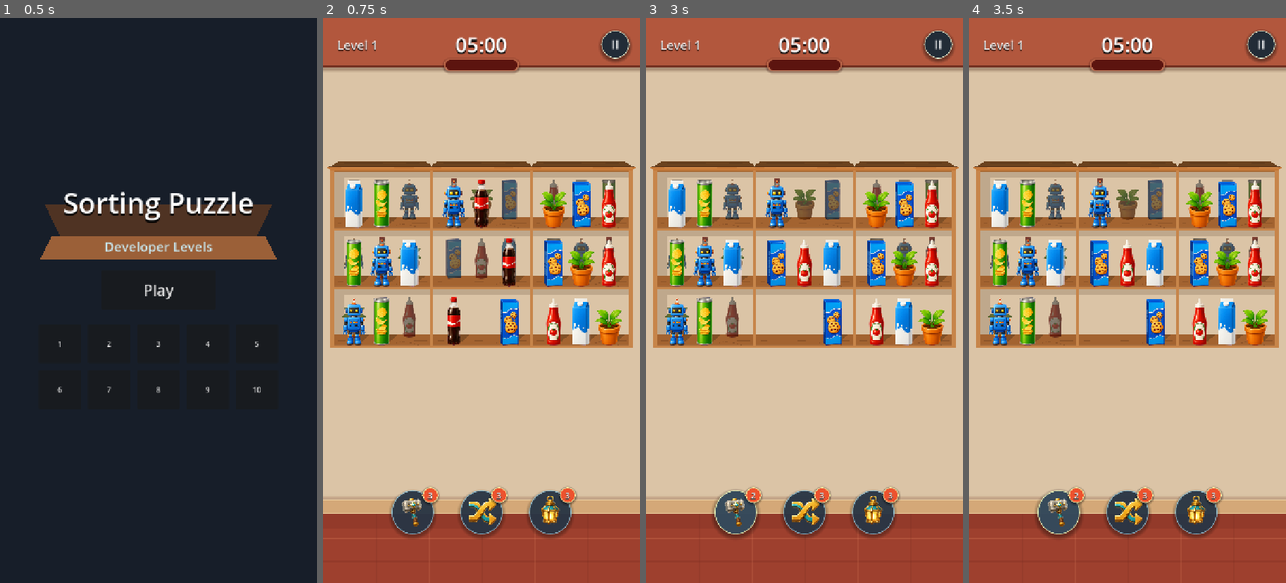
Above: before the commit, frames 1-4 (left to right).
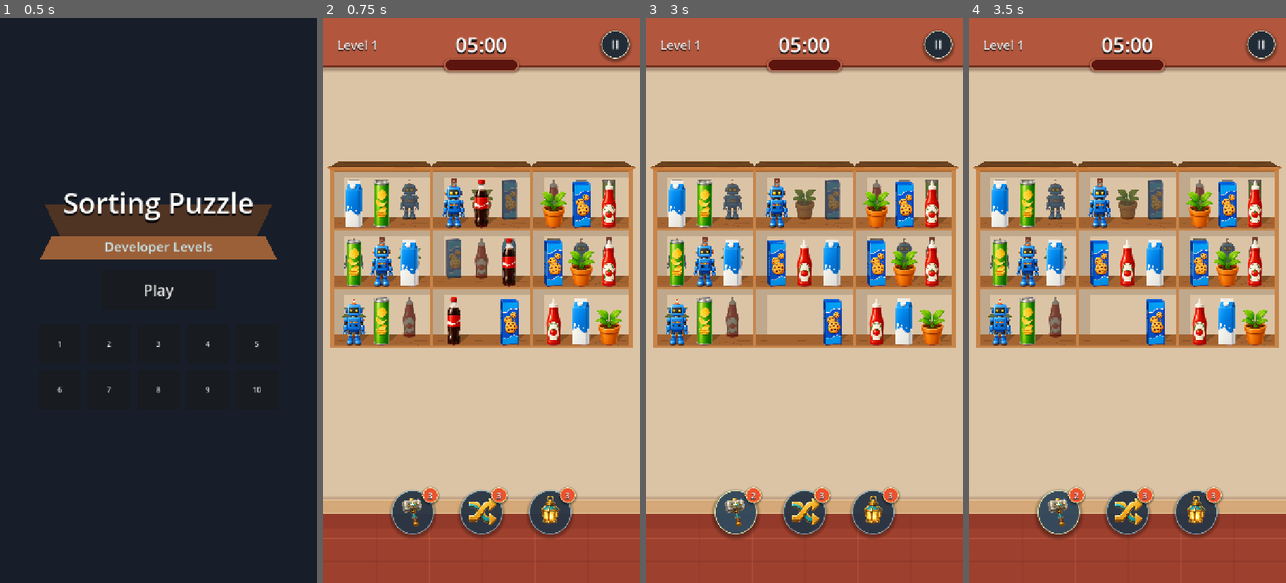
Above: after the commit, the same moments.

Repository: vladeque/sorting-puzzle
Game: Godot game, scene res://scenes/main_menu.tscn
Two runs of this game, one before a commit and one after it. Both use one fixed random seed, a clock stepped at 60 frames per second and the inputs below.
Inputs:
- Up to frame 1 (0.5 s): no input
- Up to frame 2 (0.75 s): click "Play" at 0.5 s
- Up to frame 3 (3 s): click "II" at 1.25 s; click "Continue" at 2 s; click "3" at 2.75 s
- Up to frame 4 (3.5 s): no input

Frame 1 is identical in both runs. In frame 2, 1.5% of the frame differs, in the area x 34-70%, y 28-56%; in frame 3, 1.5%; in frame 4, 1.5%.

Commit message:
Update shelf placement visuals

Diff:
--- a/scenes/shelf.tscn
+++ b/scenes/shelf.tscn
@@ -1,19 +1,17 @@
-[gd_scene load_steps=3 format=3 uid="uid://snc20hx11yql"]
+[gd_scene format=3 uid="uid://snc20hx11yql"]
 
 [ext_resource type="Texture2D" uid="uid://7lmfd8og03cd" path="res://assets/ui/lock_shelf_cutout.png" id="1_lock_shelf"]
-[ext_resource type="Script" path="res://scripts/shelf.gd" id="1_shelf_script"]
+[ext_resource type="Script" uid="uid://dxsnfvwv34noq" path="res://scripts/shelf.gd" id="1_shelf_script"]
 
 [node name="Shelf" type="Node2D" unique_id=961540884]
 script = ExtResource("1_shelf_script")
 
 [node name="Shadow" type="Polygon2D" parent="." unique_id=1166351438]
-visible = false
 z_index = -2
 color = Color(0.74916583, 0.65930223, 0.5507783, 1)
 polygon = PackedVector2Array(-90.24036, 44.01355, 126.45907, 44.272057, 137.25061, 58.82427, -78.578064, 59.016922)
 
 [node name="RightColumnShadow" type="Polygon2D" parent="." unique_id=356530628]
-visible = false
 z_index = -2
 color = Color(0.7490196, 0.65882355, 0.54901963, 1)
 polygon = PackedVector2Array(111.81738, -87.18291, 128.0911, -71.91666, 128.16081, 54.794724, 112, 46)
@@ -28,9 +26,9 @@
 color = Color(0.7490196, 0.65882355, 0.54901963, 1)
 polygon = PackedVector2Array(-104, -81, 104, -81, 104.0658, -68.57907, -104.16662, -68.57907)
 
-[node name="PlacementVisuals" type="Node2D" parent="."]
-
-[node name="Left" type="Node2D" parent="PlacementVisuals"]
+[node name="PlacementVisuals" type="Node2D" parent="." unique_id=932094543]
+
+[node name="Left" type="Node2D" parent="PlacementVisuals" unique_id=1466146339]
 visible = false
 
 [node name="BackWallLeftShade" type="Polygon2D" parent="PlacementVisuals/Left" unique_id=1566344107]
@@ -49,20 +47,42 @@
 color = Color(0.78039217, 0.52156866, 0.2901961, 1)
 polygon = PackedVector2Array(104, -89, 112, -89, 112, 46, 104, 46)
 
-[node name="Middle" type="Node2D" parent="PlacementVisuals"]
-
-[node name="RightWall" type="Polygon2D" parent="PlacementVisuals/Middle"]
+[node name="Middle" type="Node2D" parent="PlacementVisuals" unique_id=2091187359]
+
+[node name="RightWall" type="Polygon2D" parent="PlacementVisuals/Middle" unique_id=1980170564]
 z_index = 4
 color = Color(0.78039217, 0.52156866, 0.2901961, 1)
 polygon = PackedVector2Array(104, -89, 112, -89, 112, 46, 104, 46)
 
-[node name="Right" type="Node2D" parent="PlacementVisuals"]
-visible = false
-
-[node name="RightWall" type="Polygon2D" parent="PlacementVisuals/Right"]
+[node name="LeftWall" type="Polygon2D" parent="PlacementVisuals/Middle" unique_id=1666305439]
+z_index = 4
+color = Color(0.78039217, 0.52156866, 0.2901961, 1)
+polygon = PackedVector2Array(-112, -89, -104, -89, -104, 46, -112, 46)
+
+[node name="BackWallLeftShade" type="Polygon2D" parent="PlacementVisuals/Middle" unique_id=1865343099]
+z_index = 1
+color = Color(0.7490196, 0.65882355, 0.54901963, 1)
+polygon = PackedVector2Array(-104, -81, -79.955414, -80.9881, -79.886925, 16.17432, -104, 16)
+uv = PackedVector2Array(-54.97803, -80.7905, -54.485466, -74.25448, -87.18676, -74.15928)
+
+[node name="Right" type="Node2D" parent="PlacementVisuals" unique_id=1322441299]
+visible = false
+
+[node name="RightWall" type="Polygon2D" parent="PlacementVisuals/Right" unique_id=2092875442]
 z_index = 4
 color = Color(0.78039217, 0.52156866, 0.2901961, 1)
 polygon = PackedVector2Array(104, -89, 112, -89, 112, 46, 104, 46)
+
+[node name="BackWallLeftShade" type="Polygon2D" parent="PlacementVisuals/Right" unique_id=586309773]
+z_index = 1
+color = Color(0.7490196, 0.65882355, 0.54901963, 1)
+polygon = PackedVector2Array(-104, -81, -79.955414, -80.9881, -79.886925, 16.17432, -104, 16)
+uv = PackedVector2Array(-54.97803, -80.7905, -54.485466, -74.25448, -87.18676, -74.15928)
+
+[node name="LeftWall" type="Polygon2D" parent="PlacementVisuals/Right" unique_id=540570740]
+z_index = 4
+color = Color(0.78039217, 0.52156866, 0.2901961, 1)
+polygon = PackedVector2Array(-112, -89, -104, -89, -104, 46, -112, 46)
 
 [node name="Ceiling" type="Polygon2D" parent="." unique_id=356773762]
 z_index = 3
